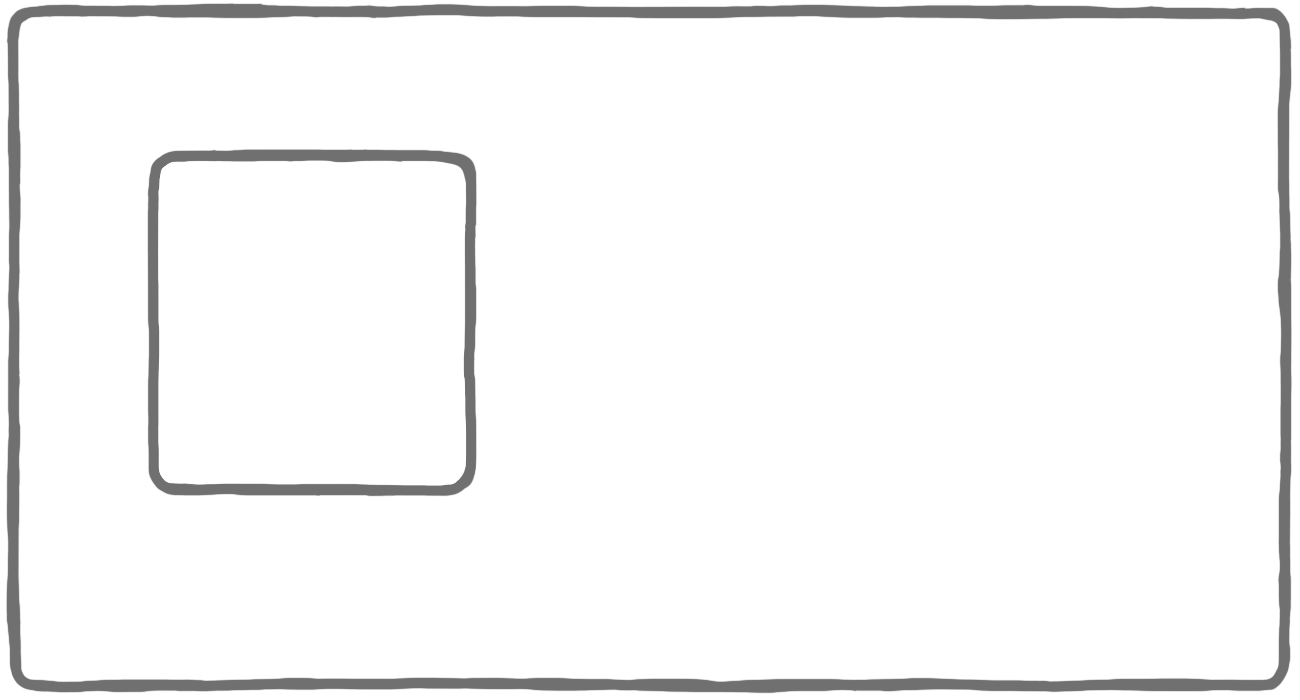
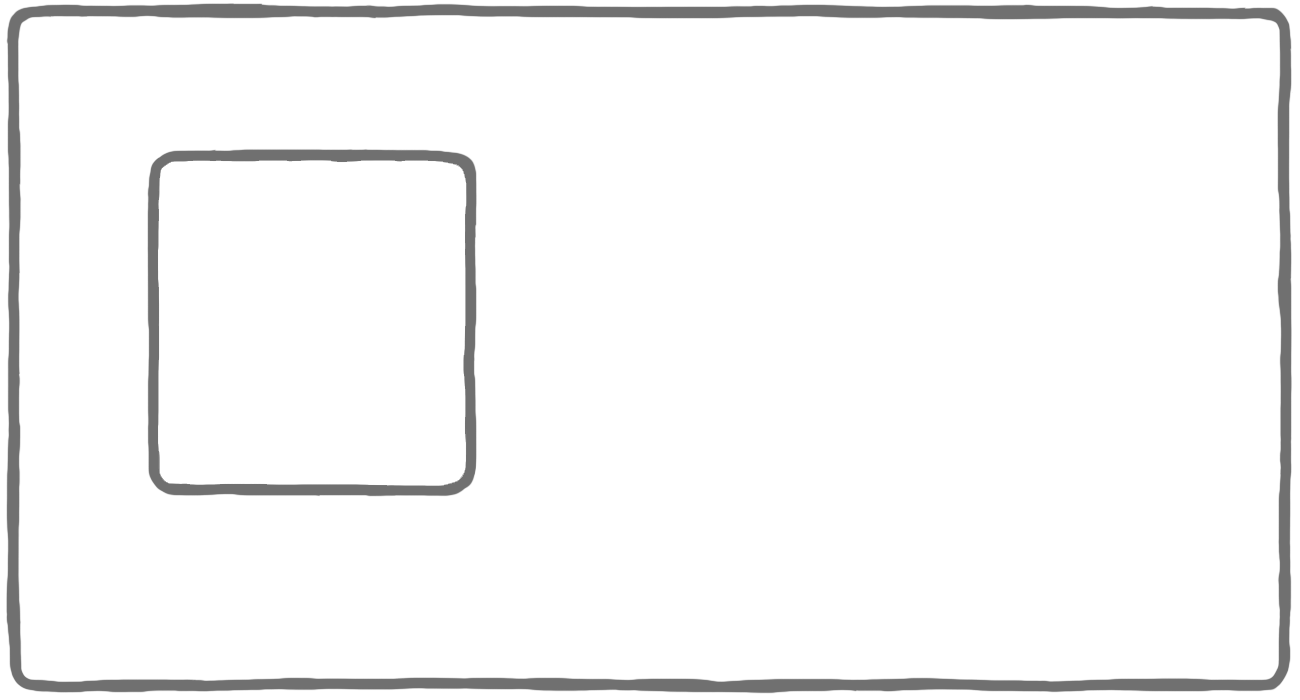
Layered file, before and after one edit (1300×700). Changes by layer:
painted on "itemFrame" over [158, 160, 467, 486]
painted on "itemFrame'" over [158, 160, 467, 486]
